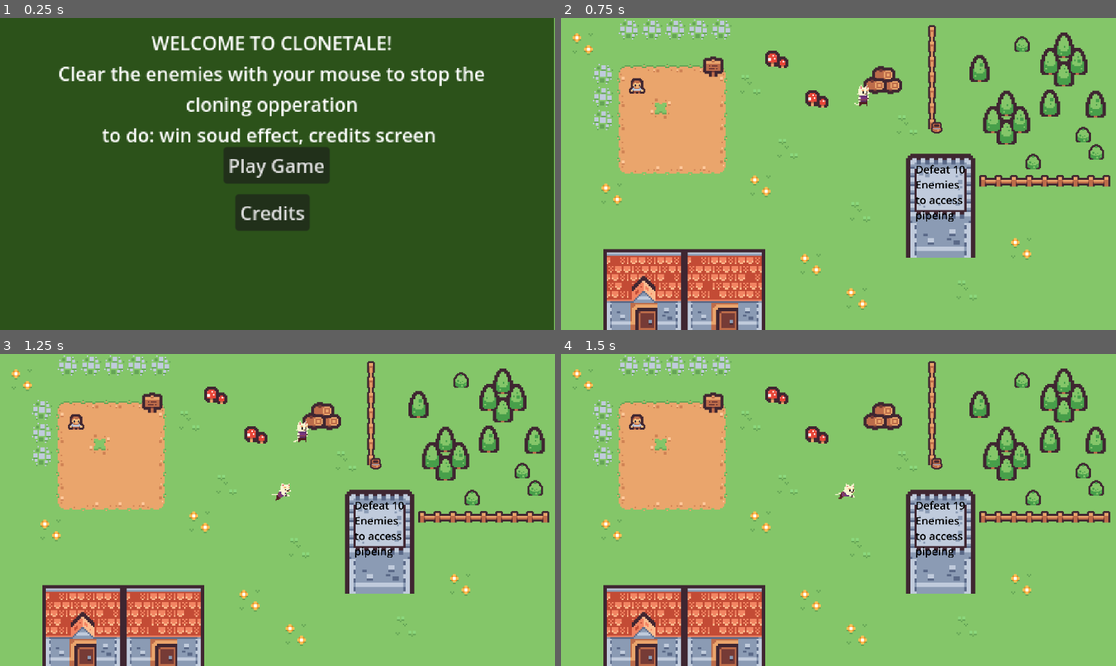
Above: before the commit, frames 1-4 (two rows, left to right).
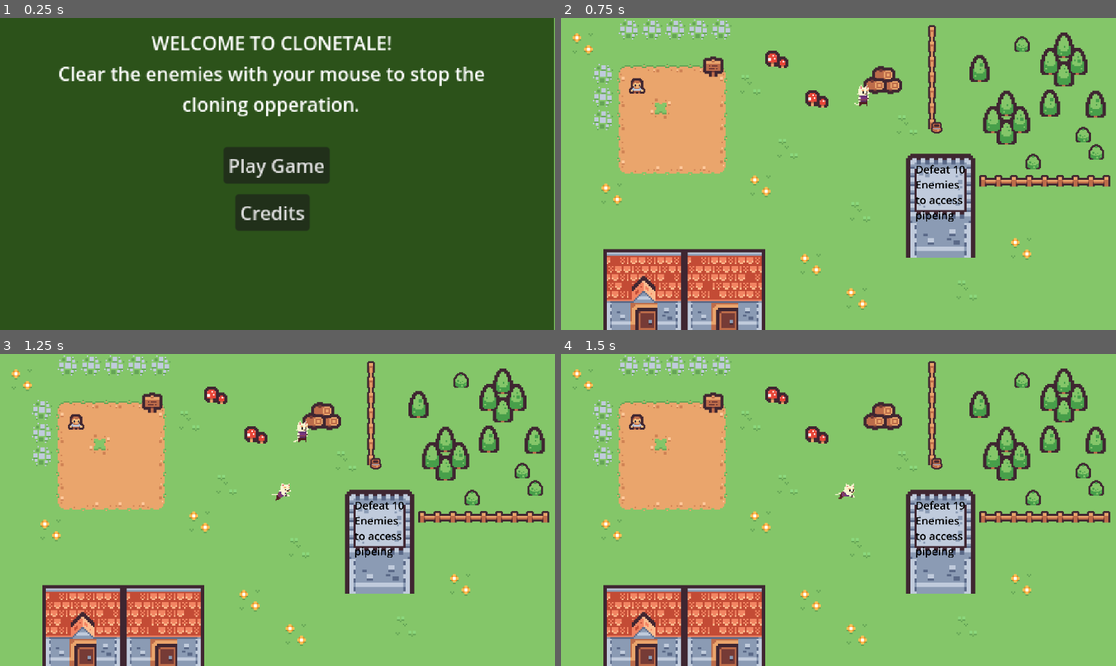
Above: after the commit, the same moments.

Repository: Isabella-GOA/Clonetale
Game: Godot game, scene res://main.tscn
The game is run twice, just before and just after one commit, with the same random seed, the same clock (stepped at 60 frames per second) and the same inputs. Sound files missing from this copy of the repository are replaced by a short silence.
Inputs (mouse positions are in pixels of both pictures, inside the frame that each line leads up to):
- Up to frame 1 (0.25 s): no input
- Up to frame 2 (0.75 s): click "Play Game" at 0.5 s
- Up to frame 3 (1.25 s): no input
- Up to frame 4 (1.5 s): click (866, 432) at 1.27 s

The runs differ from the first frame. In frame 1, 2.4% of the frame differs, in the area x 18-79%, y 7-63%; in frame 2, nothing differs; in frame 3, nothing differs; in frame 4, nothing differs.

Commit message:
Final version withnall credits

Diff:
--- a/Clonetale_/main.tscn
+++ b/Clonetale_/main.tscn
@@ -136,8 +136,7 @@
 scale = Vector2(0.1, 0.1)
 text = "WELCOME TO CLONETALE!
 Clear the enemies with your mouse to stop the
-cloning opperation
-to do: win soud effect, credits screen "
+cloning opperation."
 horizontal_alignment = 1
 
 [node name="credits" type="Label" parent="Label2"]
@@ -157,7 +156,7 @@
 Puzzle Pack II - Kenney Vleugels
 Tiny Dungeon (1.0) - Kenney
 Tiny Town (1.1) - Kenney
-cat"
+Cat Character Asset Pack - OboroPixel"
 
 [node name="Label2" type="Label" parent="Label2/credits"]
 layout_mode = 0
@@ -168,8 +167,7 @@
 text = "Retro hurt 1 - Driken5482
 Game Bonus - Universfield
 Game Over Arcade - freesound_community
-(from website pixabey)
-pixy
+Pixel Dreams - Suno
 "
 
 [node name="return" type="Button" parent="Label2"]
